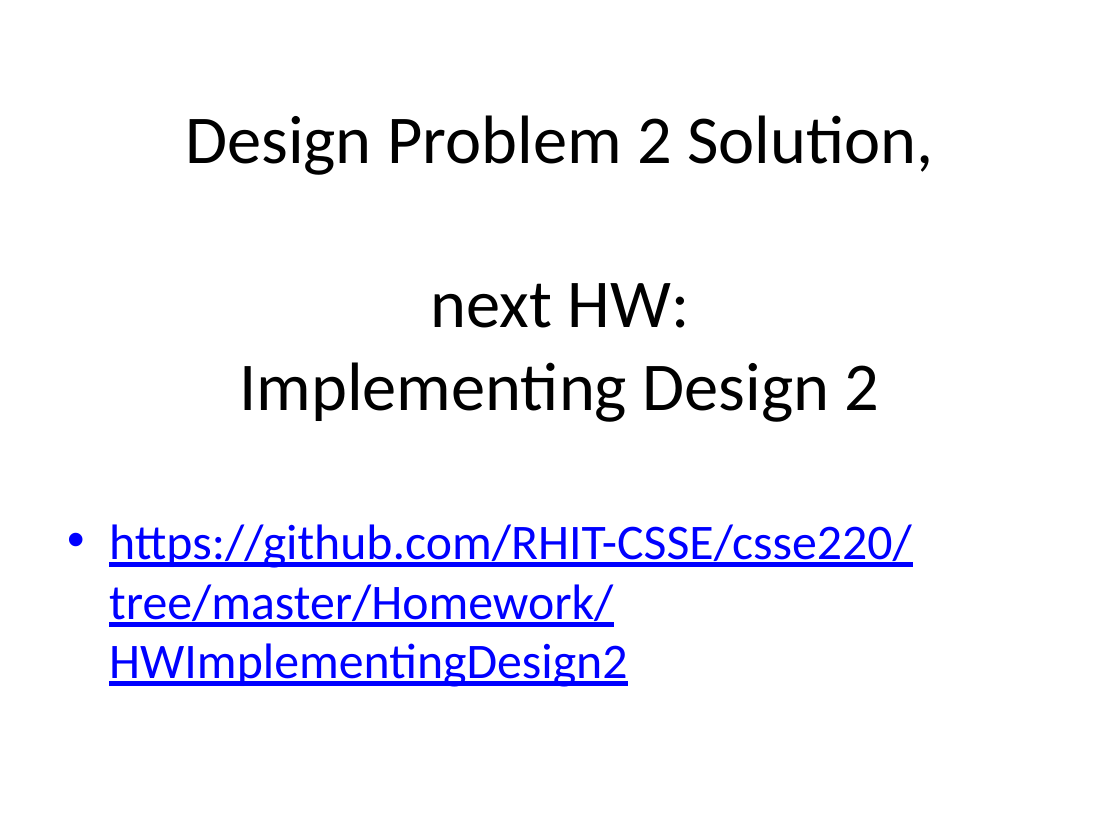
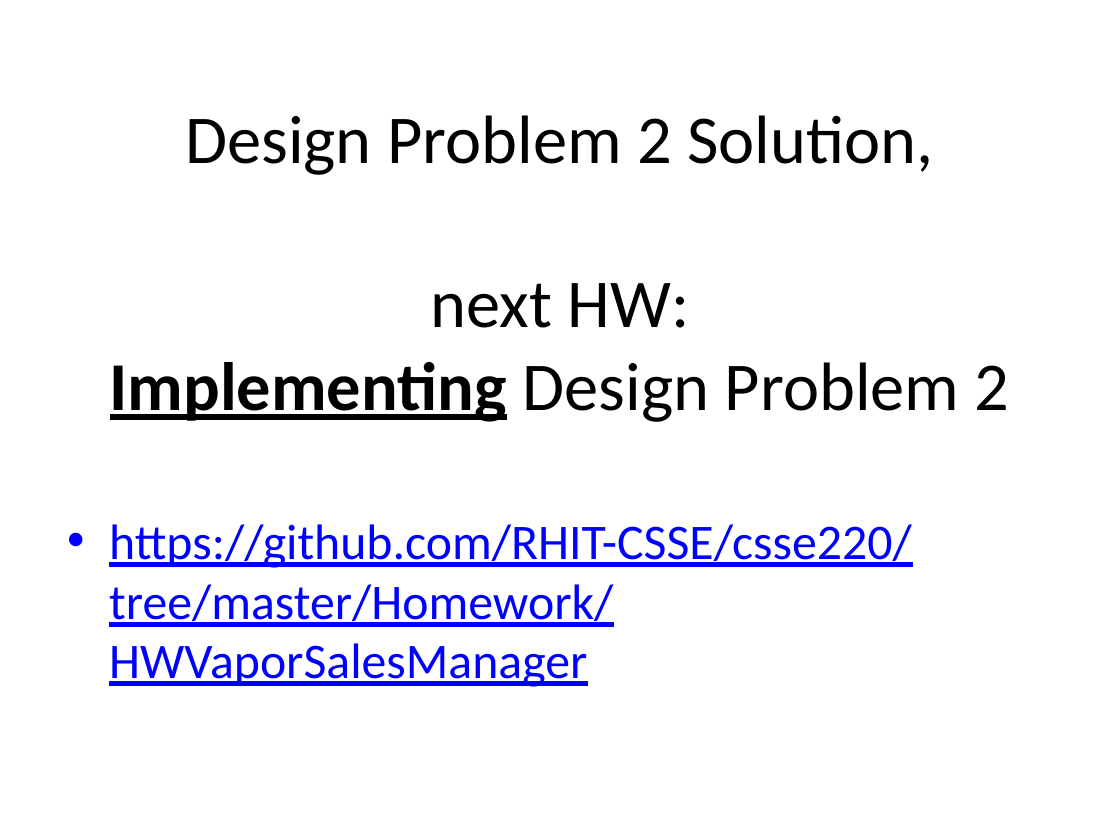
Before and after one commit to RHIT-CSSE/csse220, a slide deck: slide 2 of ClassMaterials/CohesionAndCoupling/Slides/Part1-OOD-DP4-Intro.pptx. Drawn at 1120x840 pixels with LibreOffice and Linux fonts; fonts in the diff are those of the drawing. Boxes give left, top, right and bottom in pixels: in the first picture for what was removed or moved away, otherwise in the second. Text is boxed around its words. In the diff, an @@ line names an element or a change of style, - is before the commit and + after.

Commit message:
updating co co slides

```diff
--- a/ClassMaterials/CohesionAndCoupling/Slides/Part1-OOD-DP4-Intro.pptx
+++ b/ClassMaterials/CohesionAndCoupling/Slides/Part1-OOD-DP4-Intro.pptx
@@ title at (x1=110, y1=115, x2=1010, y2=422): text changed @@
-Design Problem 2 Solution,
-next HW:
-Implementing Design 2
+Design Problem 2 Solution,
+next HW:
+Implementing Design Problem 2
@@ text at (x1=109, y1=524, x2=912, y2=687): text changed @@
-• https://github.com/RHIT-CSSE/csse220/tree/master/Homework/HWImplementingDesign2
+• https://github.com/RHIT-CSSE/csse220/tree/master/Homework/HWVaporSalesManager
```
Also in this commit, not shown: 2 other slides changed, 4 other files.
